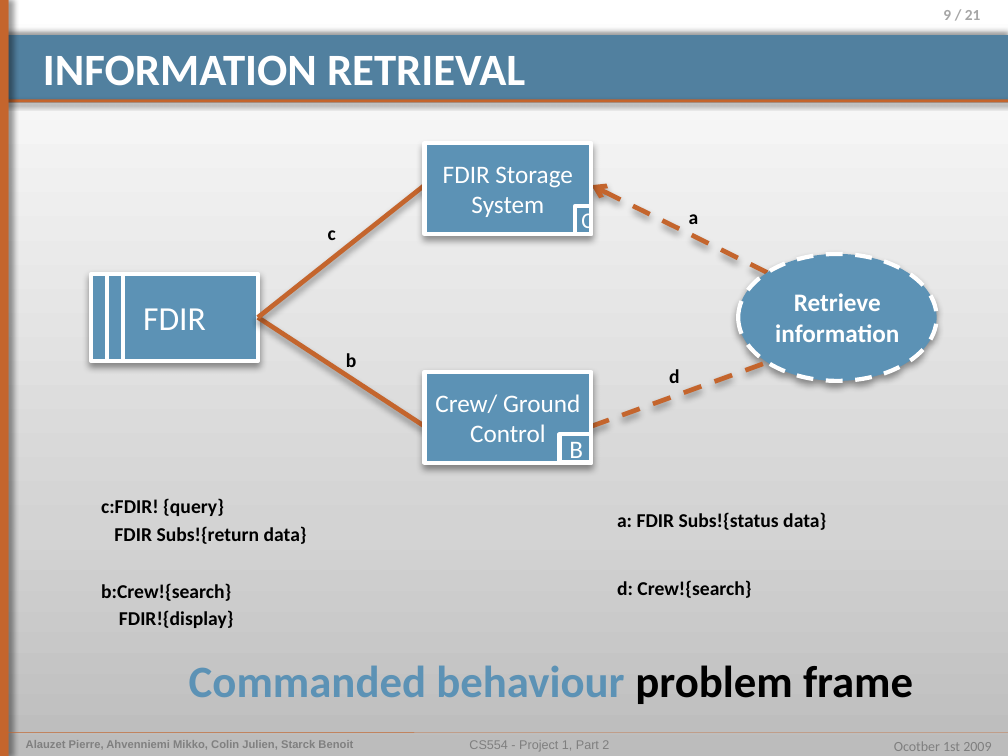
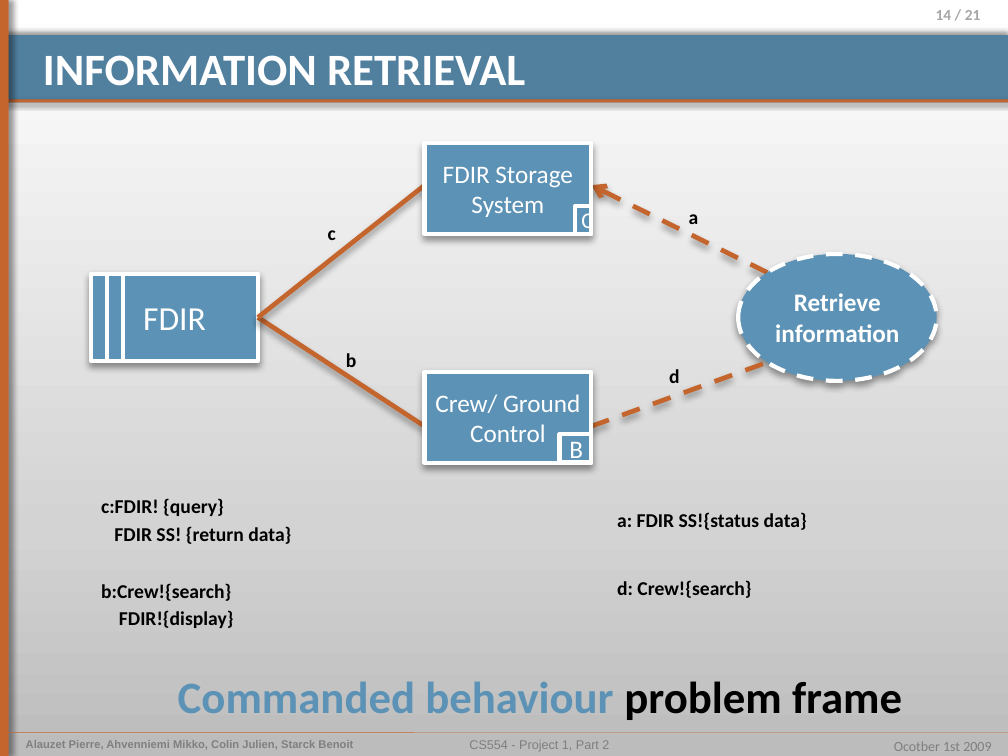
Before and after one commit to pierrealauzet/euroteam, a slide deck: slide 14 of Project 1/Part 2/CS554_EuroTeam_Problem_Frames.pptx (slide 9 before the commit). Drawn at 1008x756 pixels with LibreOffice and Linux fonts; fonts in the diff are those of the drawing. Boxes give left, top, right and bottom in pixels: in the first picture for what was removed or moved away, otherwise in the second. Text is boxed around its words. In the diff, an @@ line names an element or a change of style, - is before the commit and + after.

```diff
--- a/Project 1/Part 2/CS554_EuroTeam_Problem_Frames.pptx
+++ b/Project 1/Part 2/CS554_EuroTeam_Problem_Frames.pptx
@@ page number at <box>936,10,981,20</box>: text changed @@
-9 / 21
+14 / 21
@@ text at <box>114,526,291,544</box>: text changed @@
-FDIR Subs!{return data}
+FDIR SS! {return data}
@@ text at <box>617,512,807,530</box>: text changed @@
-a: FDIR Subs!{status data}
+a: FDIR SS!{status data}
@@ text "Commanded behaviour problem frame": place and size @@
-text "Commanded behaviour problem frame" at <box>189,665,913,704</box>
+text "Commanded behaviour problem frame" at <box>178,681,902,720</box>
```
Also in this commit, not shown: 10 other slides changed, 3 slides added, 2 slides removed.
